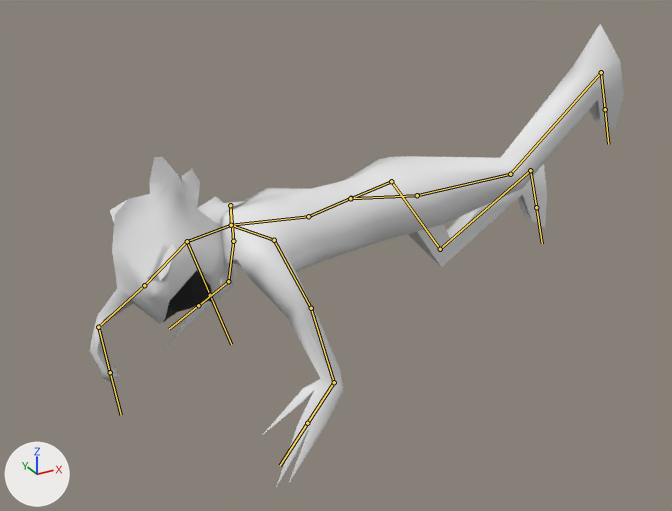
An edit to the FBX model Assets/Models/Entities/VoidMouth.fbx, drawn before and after from the same camera.
Rendered twice from a 50 mm camera at (-235.4, -263.5, 99.6) aimed at (-104.9, -26.2, -19.1). Every picture has the same lights, and +X, +Y and +Z are marked at lower left. Both versions are drawn at frame 1 of the action 'Armature|Empty|Empty|EmptyAction|Empty|EmptyAction'; the numbers are the values there. The bones that bend it are drawn over the model as lines.

The first picture shows 'VoidMouth'.
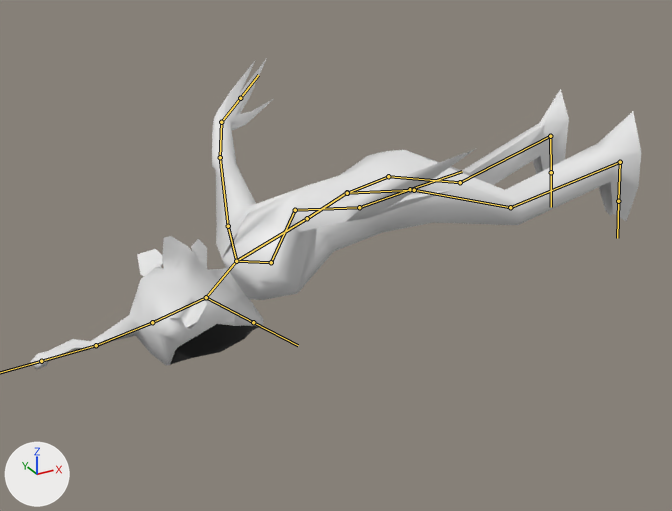
Commit message: Improved joints on arms and legs of models

Location of each change, (x1, y1, x2, y2) in pixels of the pictures (672 x 511 px):
'VoidMouth', posed (14% wider, 33% shorter): before (90, 24, 624, 487); after (31, 58, 641, 370)
bone 'Spine', root to tip: before (351, 198) to (308, 216); after (347, 192) to (307, 218)
bone 'UpperSpine', root to tip: before (308, 216) to (231, 225); after (307, 218) to (236, 261)
bone 'Neck', root to tip: before (231, 225) to (187, 241); after (236, 261) to (206, 297)
bone 'Head', root to tip: before (187, 241) to (144, 285); after (206, 297) to (152, 322)
bone 'Tentacle_end', root to tip: before (98, 327) to (110, 372); after (96, 345) to (41, 361)
bone 'Shoulder_R', root to tip: before (231, 225) to (230, 205); after (236, 261) to (228, 226)
bone 'UpperArm_R', root to tip: before (230, 205) to (233, 241); after (228, 226) to (220, 157)
bone 'LowerArm_R', root to tip: before (233, 241) to (228, 281); after (220, 157) to (221, 122)
bone 'Hand_R', root to tip: before (228, 281) to (198, 305); after (221, 122) to (240, 98)
bone 'Shoulder_L', root to tip: before (231, 225) to (274, 240); after (236, 261) to (271, 262)
bone 'UpperArm_L', root to tip: before (274, 240) to (311, 308); after (271, 262) to (295, 210)
bone 'LowerArm_L', root to tip: before (311, 308) to (334, 382); after (295, 210) to (359, 207)
bone 'Hand_L', root to tip: before (334, 382) to (307, 423); after (359, 207) to (410, 189)
bone 'Hip_R', root to tip: before (351, 198) to (391, 181); after (347, 193) to (388, 176)
bone 'UpperLeg_R', root to tip: before (391, 181) to (440, 249); after (388, 176) to (460, 182)
bone 'LowerLeg_R', root to tip: before (440, 249) to (530, 170); after (460, 182) to (550, 136)
bone 'Feet_R', root to tip: before (530, 170) to (536, 207); after (550, 136) to (551, 172)
bone 'Hip_L', root to tip: before (350, 198) to (417, 195); after (347, 193) to (414, 190)
bone 'UpperLeg_L', root to tip: before (417, 195) to (510, 174); after (414, 190) to (510, 207)
bone 'LowerLeg_L', root to tip: before (510, 174) to (601, 72); after (510, 207) to (620, 162)
bone 'Feet_L', root to tip: before (601, 72) to (605, 109); after (620, 162) to (618, 201)

What the commit changed:
Bone 'Spine' (bone_spine) moves from (0.0, -0.17, 0.21) to (-0.01, -0.09, 0.0).
Bone 'Spine' (bone_spine) turns from (0, 0, 0) to (10, 0, 0) degrees about its own x, y and z.
Bone 'UpperSpine' (bone_upperspine) turns from (0, 0, 0) to (16, 0, 0) degrees about its own x, y and z.
Bone 'Neck' (bone_neck) turns from (0, 0, 0) to (7, 0, 0) degrees about its own x, y and z.
Bone 'Head' (bone_head) turns from (0, 0, 0) to (57, 0, 0) degrees about its own x, y and z.
Bone 'Tentacle_end' (bone_tentacle_end) turns from (-5, 0, 0) to (65, 0, 0) degrees about its own x, y and z.
Bone 'Shoulder_R' (bone_shoulder_r) turns from (4, 24, 11) to (5, 0, 0) degrees about its own x, y and z.
Bone 'UpperArm_R' (bone_upperarm_r) turns from (1, 30, 33) to (0, -17, -52) degrees about its own x, y and z.
Bone 'LowerArm_R' (bone_lowerarm_r) turns from (-6, -10, 7) to (29, 7, 37) degrees about its own x, y and z.
Bone 'Hand_R' (bone_hand_r) turns from (56, 19, -2) to (-1, 18, 9) degrees about its own x, y and z.
Bone 'Shoulder_L' (bone_shoulder_l) turns from (4, -24, -11) to (5, 0, 0) degrees about its own x, y and z.
Bone 'UpperArm_L' (bone_upperarm_l) turns from (1, -30, -33) to (0, 17, 52) degrees about its own x, y and z.
Bone 'LowerArm_L' (bone_lowerarm_l) turns from (-6, 10, -7) to (29, -7, -37) degrees about its own x, y and z.
Bone 'Hand_L' (bone_hand_l) turns from (56, -19, 2) to (-1, -18, -9) degrees about its own x, y and z.
Bone 'Hip_R' (bone_hip_r) moves from (-0.18, 0.2, -0.08) to (0.0, 0.09, -0.03).
Bone 'UpperLeg_R' (bone_upperleg_r) turns from (-5, 14, 36) to (0, 0, 0) degrees about its own x, y and z.
Bone 'LowerLeg_R' (bone_lowerleg_r) turns from (8, -4, -56) to (0, 0, 0) degrees about its own x, y and z.
Bone 'Feet_R' (bone_feet_r) turns from (14, 0, 0) to (0, 0, 0) degrees about its own x, y and z.
Bone 'Hip_L' (bone_hip_l) moves from (0.18, 0.19, -0.09) to (0.0, 0.08, -0.05).
Bone 'UpperLeg_L' (bone_upperleg_l) turns from (-9, 7, 18) to (0, 0, 0) degrees about its own x, y and z.
Bone 'LowerLeg_L' (bone_lowerleg_l) turns from (4, 0, 13) to (0, 0, 0) degrees about its own x, y and z.
Bone 'Feet_L' (bone_feet_l) turns from (17, 0, 0) to (0, 0, 0) degrees about its own x, y and z.
